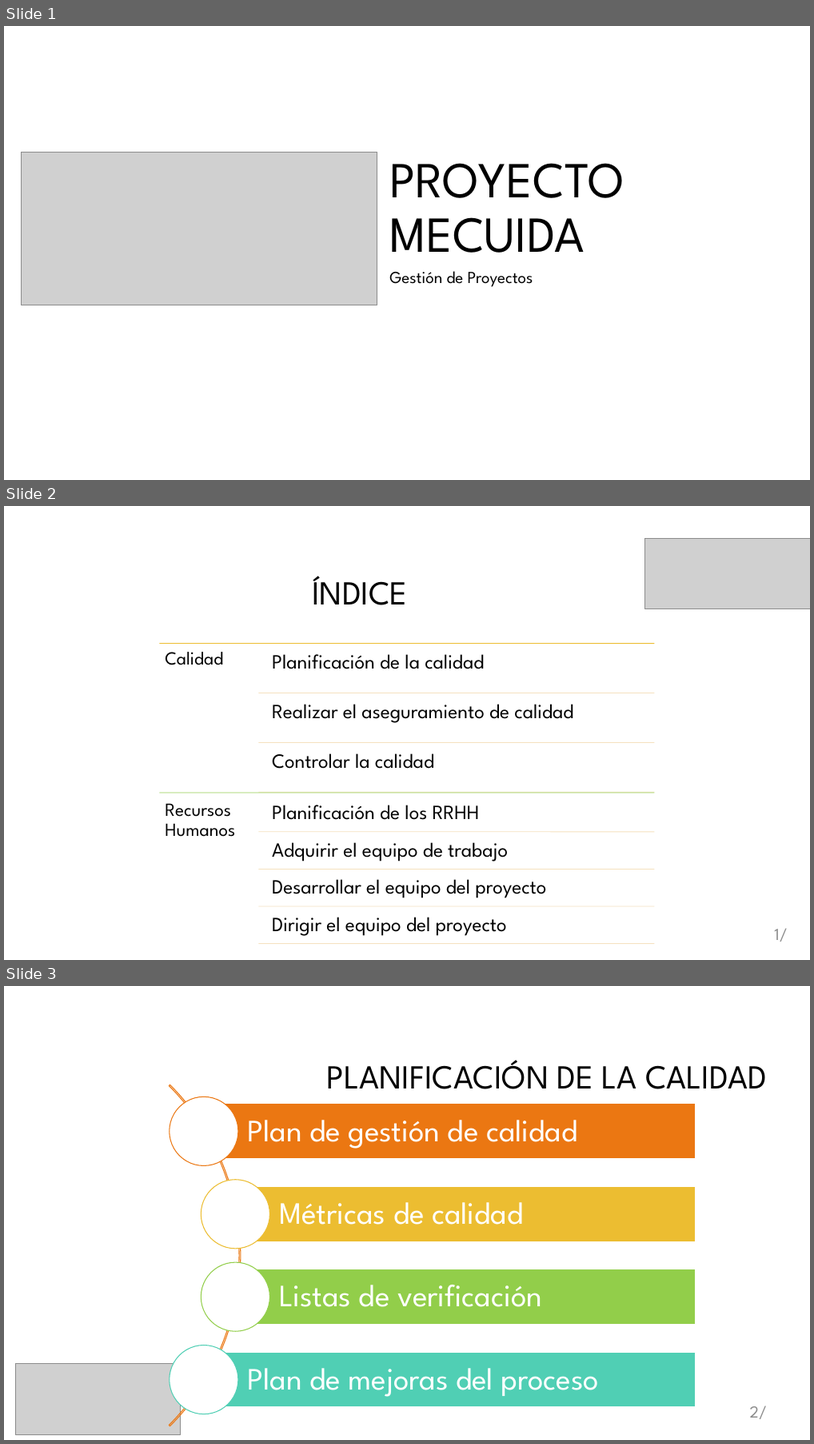
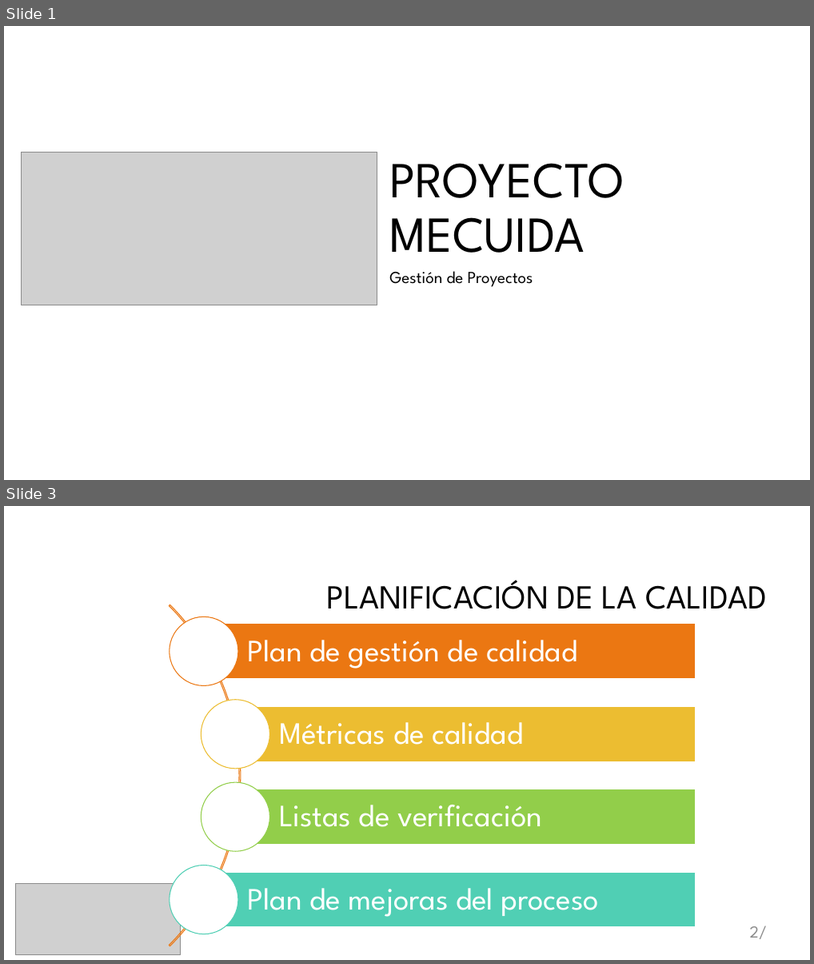
Before and after one commit to galledohm/Gestion_Proyectos, a slide deck: Documentos_generados/3. Gestion de Calidad y RRHH/Presentación3.pptx. Shown one above the other, each under a label of ours: slides 1, 2 and 3 before the commit, slides 1 and 3 after it; the slides between them are not shown. The pictures are 814x1444 and 814x964 pixels, drawn with LibreOffice and Linux fonts; fonts in the diff are those of the drawing; grey boxes stand for pictures; background and template pictures are left out. Boxes give left, top, right and bottom in pixels: in the first picture for what was removed or moved away, otherwise in the second. Text is boxed around its words. In the diff, an @@ line names an element or a change of style, - is before the commit and + after.

```diff
--- a/Documentos_generados/3. Gestion de Calidad y RRHH/Presentación3.pptx
+++ b/Documentos_generados/3. Gestion de Calidad y RRHH/Presentación3.pptx
@@ slide 2 removed at bbox=[4, 506, 810, 960], background #FFFFFF @@
@@ picture removed at bbox=[646, 538, 810, 609] @@
@@ title removed at bbox=[312, 576, 408, 605] @@
-ÍNDICE
@@ page number removed at bbox=[774, 928, 787, 941] @@
-1/
@@ group removed at bbox=[159, 644, 655, 944]: 9 lines, 9 texts @@
-Calidad
-Planificación de la calidad
-Realizar el aseguramiento de calidad
-Controlar la calidad
-Recursos Humanos
-Planificación de los RRHH
-Adquirir el equipo de trabajo
-Desarrollar el equipo del proyecto
-Dirigir el equipo del proyecto
```
Also in this commit, not shown: 8 slides changed, 1 other slide removed.
